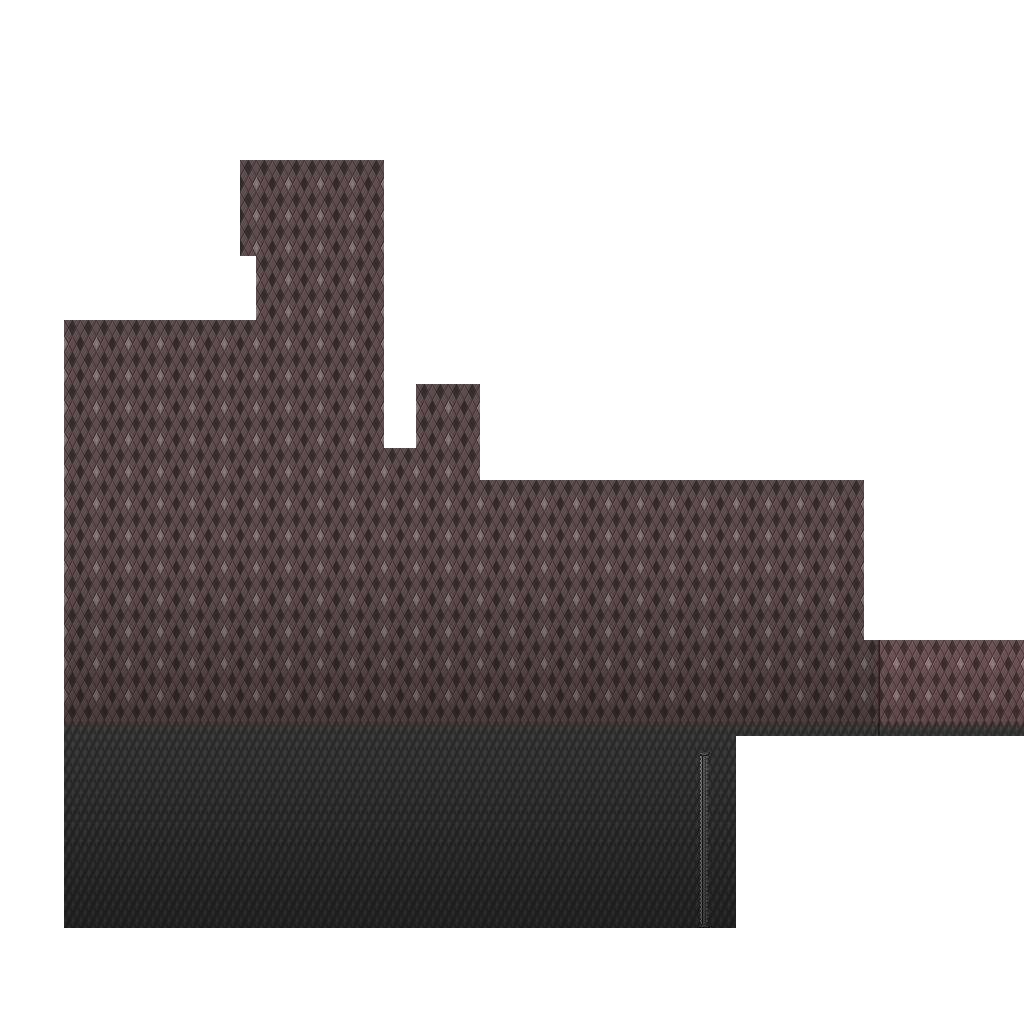
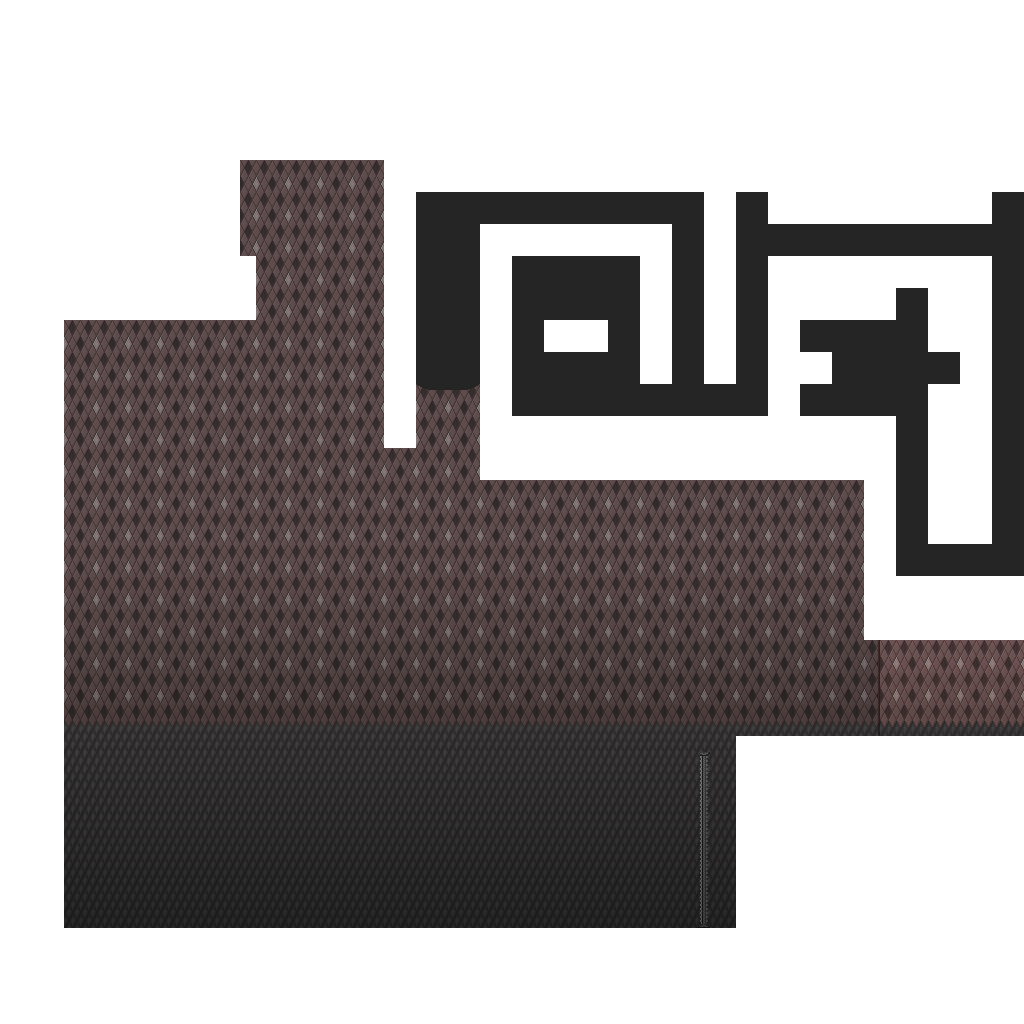
Layers edited between the first and the second 1024 x 1024 image:
added layer "Layer 6" above "Layer 1" over [416, 192, 1024, 576]
